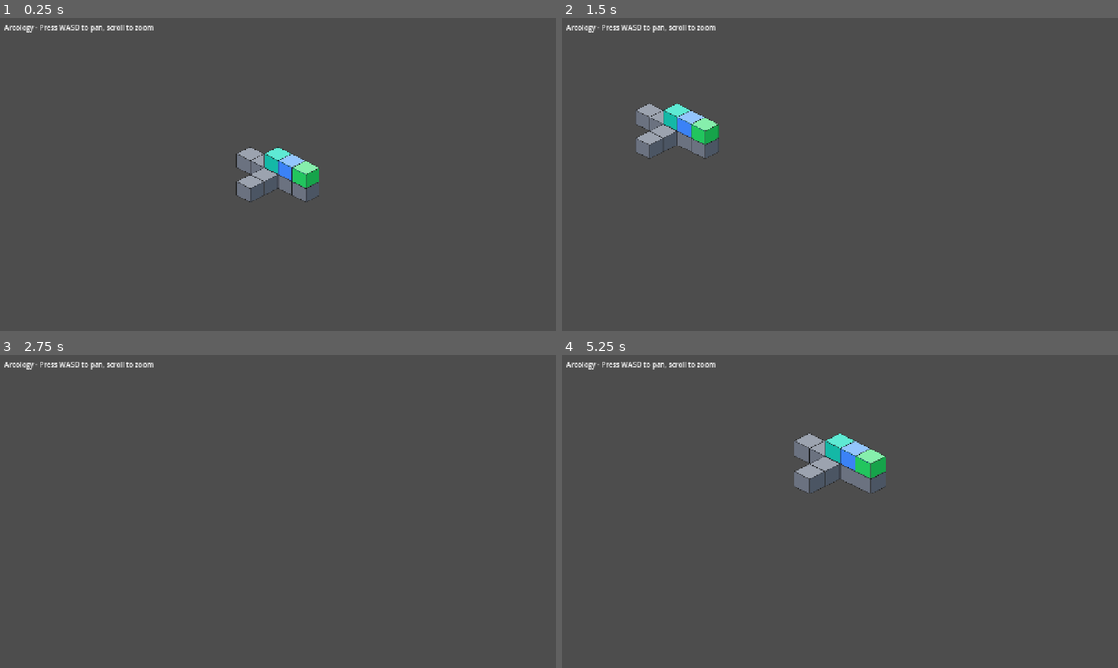
Above: before the commit, frames 1-4 (two rows, left to right).
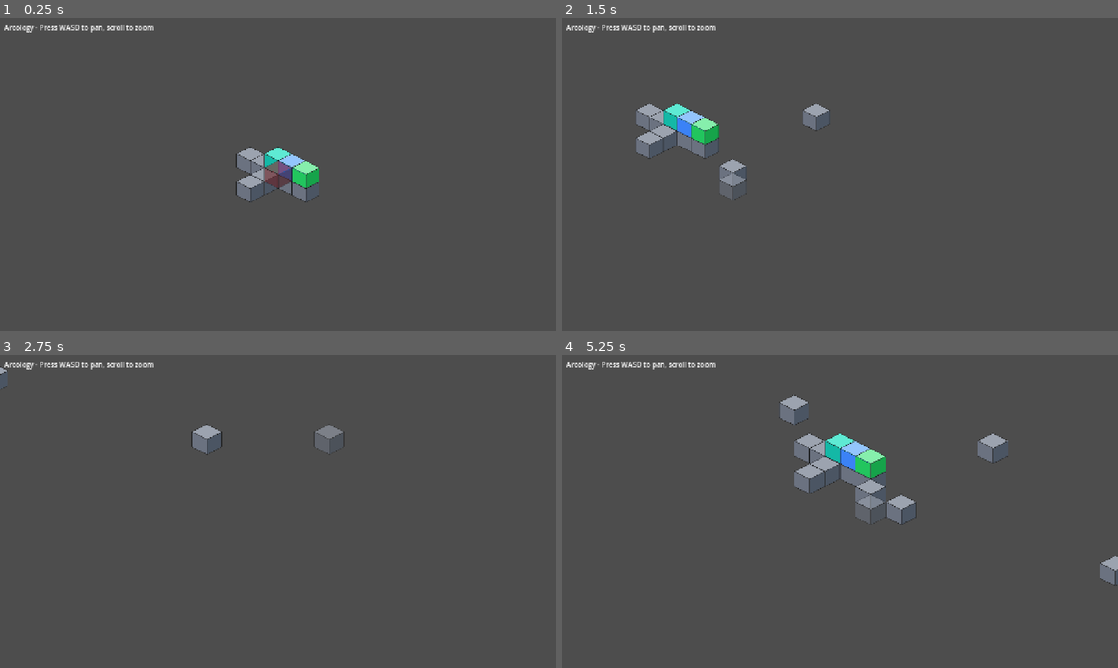
Above: after the commit, the same moments.

Repository: thoughtpunch/arcology-game
Game: Godot game, scene res://scenes/main.tscn
Same seed, same stepped clock (60 frames per second), same inputs: the game is played once before the commit and once after it.
Inputs (mouse positions are in pixels of both pictures, inside the frame that each line leads up to):
- Up to frame 1 (0.25 s): no input
- Up to frame 2 (1.5 s): tap Enter at 0.5 s; move the mouse to (962, 158) at 0.52 s; hold D (move_right) 0.53-1.28 s; hold Mouse wheel up (zoom_in) 0.53-1.28 s; click (962, 158) at 0.67 s; move the mouse to (728, 190) at 1.27 s; hold S (move_down) from 1.28 s (still down); tap Mouse wheel down (zoom_out) at 1.35 s; click (728, 190) at 1.42 s
- Up to frame 3 (2.75 s): move the mouse to (333, 442) at 2.02 s; release S (move_down) at 2.03 s; hold D (move_right) from 2.03 s (still down); hold Mouse wheel up (zoom_in) from 2.03 s (still down); click (333, 442) at 2.17 s
- Up to frame 4 (5.25 s): move the mouse to (812, 574) at 2.77 s; release D (move_right) at 2.78 s; release Mouse wheel up (zoom_in) at 2.78 s; hold W (move_up) 2.78-3.53 s; tap Mouse wheel down (zoom_out) at 2.85, 4.35 s; click (812, 574) at 2.92 s; move the mouse to (1006, 558) at 3.52 s; hold Mouse wheel up (zoom_in) 3.53-4.28 s; hold A (move_left) 3.53-5.03 s; click (1006, 558) at 3.67 s; move the mouse to (673, 464) at 4.27 s; click (673, 464) at 4.42 s; move the mouse to (867, 511) at 5.02 s; hold S (move_down) from 5.03 s (still down); hold Mouse wheel up (zoom_in) from 5.03 s (still down); click (867, 511) at 5.17 s

The runs differ from the first frame. In frame 1, 0.3% of the frame differs, in the area x 47-53%, y 45-55%; in frame 2, 0.6%; in frame 3, 0.5%; in frame 4, 1.4%, in the area x 39-100%, y 12-74%.

Commit message:
feat: arcology-x0d.6 - Implement block placement on click
- Add InputHandler class for mouse input handling
- Left-click places currently selected block type
- Right-click removes block at cursor position
- Ghost preview follows cursor showing placement location
- Ghost turns red when placement invalid (occupied cell)
- Validates ground_only constraint for entrance blocks
- Signals: block_placement_attempted, block_removal_attempted
- Integrated with main scene

Co-Authored-By: Claude Opus 4.5 <noreply@anthropic.com>

Diff:
--- /dev/null
+++ b/src/core/input_handler.gd
@@ -0,0 +1,196 @@
+class_name InputHandler
+extends Node
+## Handles mouse input for block placement and removal
+## Manages ghost preview and validates placement
+
+signal block_placement_attempted(pos: Vector3i, type: String, success: bool)
+signal block_removal_attempted(pos: Vector3i, success: bool)
+signal selection_changed(block_type: String)
+
+# References (must be set before use)
+var grid: Grid
+var camera: Camera2D
+var ghost_container: Node2D  # Parent node for ghost sprite
+
+# State
+var current_floor: int = 0
+var selected_block_type: String = "corridor"
+var _ghost_sprite: Sprite2D
+var _texture_cache: Dictionary = {}
+
+# Ghost modulation colors
+const VALID_COLOR := Color(1.0, 1.0, 1.0, 0.6)    # Semi-transparent white
+const INVALID_COLOR := Color(1.0, 0.3, 0.3, 0.6)  # Semi-transparent red
+
+
+func _ready() -> void:
+	_create_ghost_sprite()
+
+
+## Initialize with required references
+func setup(p_grid: Grid, p_camera: Camera2D, p_ghost_container: Node2D) -> void:
+	grid = p_grid
+	camera = p_camera
+	ghost_container = p_ghost_container
+
+	if _ghost_sprite and ghost_container:
+		# Reparent ghost sprite to container
+		if _ghost_sprite.get_parent():
+			_ghost_sprite.get_parent().remove_child(_ghost_sprite)
+		ghost_container.add_child(_ghost_sprite)
+		_update_ghost_texture()
+
+
+func _create_ghost_sprite() -> void:
+	_ghost_sprite = Sprite2D.new()
+	_ghost_sprite.modulate = VALID_COLOR
+	_ghost_sprite.z_index = 1000  # Always on top
+	_ghost_sprite.visible = false
+	add_child(_ghost_sprite)  # Temporary parent until setup() called
+
+
+func _process(_delta: float) -> void:
+	if not _is_ready():
+		return
+	_update_ghost_position()
+
+
+func _unhandled_input(event: InputEvent) -> void:
+	if not _is_ready():
+		return
+
+	if event is InputEventMouseButton:
+		_handle_mouse_button(event)
+
+
+func _handle_mouse_button(event: InputEventMouseButton) -> void:
+	if not event.pressed:
+		return
+
+	var grid_pos := _get_grid_pos_at_mouse()
+
+	if event.button_index == MOUSE_BUTTON_LEFT:
+		_try_place_block(grid_pos)
+	elif event.button_index == MOUSE_BUTTON_RIGHT:
+		_try_remove_block(grid_pos)
+
+
+## Attempt to place a block at the given grid position
+func _try_place_block(pos: Vector3i) -> void:
+	# Validate placement
+	if grid.has_block(pos):
+		block_placement_attempted.emit(pos, selected_block_type, false)
+		return
+
+	# Check ground_only constraint for entrance blocks
+	var block_data := _get_block_data(selected_block_type)
+	if block_data.get("ground_only", false) and pos.z != 0:
+		block_placement_attempted.emit(pos, selected_block_type, false)
+		return
+
+	# Create and place block
+	var block := Block.new(selected_block_type, pos)
+	grid.set_block(pos, block)
+
+	block_placement_attempted.emit(pos, selected_block_type, true)
+
+
+## Attempt to remove a block at the given grid position
+func _try_remove_block(pos: Vector3i) -> void:
+	if not grid.has_block(pos):
+		block_removal_attempted.emit(pos, false)
+		return
+
+	grid.remove_block(pos)
+	block_removal_attempted.emit(pos, true)
+
+
+## Update ghost sprite position to follow mouse
+func _update_ghost_position() -> void:
+	var grid_pos := _get_grid_pos_at_mouse()
+
+	# Position ghost at grid cell
+	_ghost_sprite.position = grid.grid_to_screen(grid_pos)
+	_ghost_sprite.visible = true
+
+	# Update color based on validity
+	var is_valid := _is_placement_valid(grid_pos)
+	_ghost_sprite.modulate = VALID_COLOR if is_valid else INVALID_COLOR
+
+
+## Check if placement would be valid at this position
+func _is_placement_valid(pos: Vector3i) -> bool:
+	# Can't place on occupied cell
+	if grid.has_block(pos):
+		return false
+
+	# Check ground_only constraint
+	var block_data := _get_block_data(selected_block_type)
+	if block_data.get("ground_only", false) and pos.z != 0:
+		return false
+
+	return true
+
+
+## Get the grid position under the mouse cursor
+func _get_grid_pos_at_mouse() -> Vector3i:
+	var mouse_pos := get_viewport().get_mouse_position()
+
+	# Convert screen position to world position (accounting for camera transform)
+	var world_pos := camera.get_canvas_transform().affine_inverse() * mouse_pos
+
+	# Convert to grid
+	return grid.screen_to_grid(world_pos, current_floor)
+
+
+## Check if all required references are set
+func _is_ready() -> bool:
+	return grid != null and camera != null and ghost_container != null
+
+
+## Change the currently selected block type
+func set_selected_block_type(type: String) -> void:
+	if selected_block_type != type:
+		selected_block_type = type
+		_update_ghost_texture()
+		selection_changed.emit(type)
+
+
+## Change the current floor for placement
+func set_current_floor(floor_num: int) -> void:
+	current_floor = floor_num
+
+
+## Update ghost sprite texture to match selected block type
+func _update_ghost_texture() -> void:
+	if _ghost_sprite == null:
+		return
+
+	var texture := _get_block_texture(selected_block_type)
+	if texture:
+		_ghost_sprite.texture = texture
+
+
+## Get texture for a block type, with caching
+func _get_block_texture(block_type: String) -> Texture2D:
+	if _texture_cache.has(block_type):
+		return _texture_cache[block_type]
+
+	var block_data := _get_block_data(block_type)
+	var sprite_path: String = block_data.get("sprite", "")
+
+	if sprite_path.is_empty():
+		return null
+
+	var texture = load(sprite_path)
+	if texture:
+		_texture_cache[block_type] = texture
+	return texture
+
+
+## Get block data from BlockRegistry
+func _get_block_data(block_type: String) -> Dictionary:
+	var registry = get_tree().get_root().get_node_or_null("/root/BlockRegistry")
+	if registry == null:
+		return {}
+	return registry.get_block_data(block_type)
--- a/src/core/main.gd
+++ b/src/core/main.gd
@@ -12,11 +12,13 @@
 
 var grid: Grid
 var block_renderer: BlockRenderer
+var input_handler: InputHandler
 
 
 func _ready() -> void:
 	print("Arcology initialized")
 	_setup_grid()
+	_setup_input_handler()
 	_place_test_blocks()
 
 
@@ -29,6 +31,35 @@
 	block_renderer = BlockRenderer.new()
 	world.add_child(block_renderer)
 	block_renderer.connect_to_grid(grid)
+
+
+func _setup_input_handler() -> void:
+	# Create input handler
+	input_handler = InputHandler.new()
+	add_child(input_handler)
+
+	# Setup with references - ghost sprites render in world space
+	input_handler.setup(grid, camera, world)
+
+	# Connect signals for feedback
+	input_handler.block_placement_attempted.connect(_on_block_placement_attempted)
+	input_handler.block_removal_attempted.connect(_on_block_removal_attempted)
+
+	print("Input handler ready. Left-click to place, right-click to remove.")
+
+
+func _on_block_placement_attempted(pos: Vector3i, type: String, success: bool) -> void:
+	if success:
+		print("Placed %s at %s" % [type, pos])
+	else:
+		print("Cannot place %s at %s (invalid)" % [type, pos])
+
+
+func _on_block_removal_attempted(pos: Vector3i, success: bool) -> void:
+	if success:
+		print("Removed block at %s" % pos)
+	else:
+		print("No block to remove at %s" % pos)
 
 
 func _place_test_blocks() -> void:
--- /dev/null
+++ b/test/test_input_handler.gd
@@ -0,0 +1,233 @@
+extends SceneTree
+## Unit tests for InputHandler class
+## Tests placement validation, block selection, and signal emission
+
+var grid: Grid
+var input_handler: InputHandler
+var placement_signals: Array = []
+var removal_signals: Array = []
+
+
+func _init():
+	print("Running InputHandler tests...")
+
+	_setup()
+	_test_placement_on_empty_cell()
+	_test_placement_on_occupied_cell()
+	_test_removal_of_existing_block()
+	_test_removal_of_empty_cell()
+	_test_placement_validation()
+	_test_entrance_ground_only()
+	_test_block_type_selection()
+	_test_floor_change()
+
+	print("All InputHandler tests passed!")
+	quit()
+
+
+func _setup():
+	# Create grid
+	grid = Grid.new()
+
+	# Create input handler
+	input_handler = InputHandler.new()
+
+	# Connect signals to track calls
+	input_handler.block_placement_attempted.connect(_on_placement_attempted)
+	input_handler.block_removal_attempted.connect(_on_removal_attempted)
+
+
+func _on_placement_attempted(pos: Vector3i, type: String, success: bool):
+	placement_signals.append({"pos": pos, "type": type, "success": success})
+
+
+func _on_removal_attempted(pos: Vector3i, success: bool):
+	removal_signals.append({"pos": pos, "success": success})
+
+
+func _reset_signals():
+	placement_signals.clear()
+	removal_signals.clear()
+
+
+## Test: Can place block on empty cell
+func _test_placement_on_empty_cell():
+	print("  Test: Placement on empty cell...")
+	_reset_signals()
+	grid.clear()
+
+	# Manually set grid reference (normally done via setup())
+	input_handler.grid = grid
+
+	var pos := Vector3i(5, 5, 0)
+
+	# Call internal method directly for testing
+	input_handler._try_place_block(pos)
+
+	# Verify block was placed
+	assert(grid.has_block(pos), "Block should be placed on empty cell")
+	assert(grid.get_block(pos).block_type == "corridor", "Block type should be corridor")
+
+	# Verify signal emitted with success
+	assert(placement_signals.size() == 1, "Should emit one placement signal")
+	assert(placement_signals[0].success == true, "Signal should indicate success")
+	assert(placement_signals[0].pos == pos, "Signal should have correct position")
+	assert(placement_signals[0].type == "corridor", "Signal should have correct type")
+
+	print("    PASSED")
+
+
+## Test: Cannot place block on occupied cell
+func _test_placement_on_occupied_cell():
+	print("  Test: Placement on occupied cell...")
+	_reset_signals()
+	grid.clear()
+
+	input_handler.grid = grid
+
+	var pos := Vector3i(3, 3, 0)
+
+	# Place a block first
+	var existing_block := Block.new("residential_basic", pos)
+	grid.set_block(pos, existing_block)
+
+	# Try to place another block at same position
+	input_handler._try_place_block(pos)
+
+	# Verify only one block exists (the original)
+	assert(grid.get_block(pos).block_type == "residential_basic", "Original block should remain")
+
+	# Verify signal emitted with failure
+	assert(placement_signals.size() == 1, "Should emit one placement signal")
+	assert(placement_signals[0].success == false, "Signal should indicate failure")
+
+	print("    PASSED")
+
+
+## Test: Can remove existing block
+func _test_removal_of_existing_block():
+	print("  Test: Removal of existing block...")
+	_reset_signals()
+	grid.clear()
+
+	input_handler.grid = grid
+
+	var pos := Vector3i(4, 4, 0)
+
+	# Place a block first
+	var block := Block.new("corridor", pos)
+	grid.set_block(pos, block)
+	assert(grid.has_block(pos), "Block should exist before removal")
+
+	# Remove it
+	input_handler._try_remove_block(pos)
+
+	# Verify block was removed
+	assert(not grid.has_block(pos), "Block should be removed")
+
+	# Verify signal emitted with success
+	assert(removal_signals.size() == 1, "Should emit one removal signal")
+	assert(removal_signals[0].success == true, "Signal should indicate success")
+	assert(removal_signals[0].pos == pos, "Signal should have correct position")
+
+	print("    PASSED")
+
+
+## Test: Cannot remove from empty cell
+func _test_removal_of_empty_cell():
+	print("  Test: Removal from empty cell...")
+	_reset_signals()
+	grid.clear()
+
+	input_handler.grid = grid
+
+	var pos := Vector3i(7, 7, 0)
+
+	# Try to remove from empty position
+	input_handler._try_remove_block(pos)
+
+	# Verify signal emitted with failure
+	assert(removal_signals.size() == 1, "Should emit one removal signal")
+	assert(removal_signals[0].success == false, "Signal should indicate failure")
+
+	print("    PASSED")
+
+
+## Test: Placement validation logic
+func _test_placement_validation():
+	print("  Test: Placement validation...")
+	grid.clear()
+
+	input_handler.grid = grid
+
+	var empty_pos := Vector3i(1, 1, 0)
+	var occupied_pos := Vector3i(2, 2, 0)
+
+	# Place a block
+	var block := Block.new("corridor", occupied_pos)
+	grid.set_block(occupied_pos, block)
+
+	# Validate empty position - should be valid
+	assert(input_handler._is_placement_valid(empty_pos), "Empty cell should be valid for placement")
+
+	# Validate occupied position - should be invalid
+	assert(not input_handler._is_placement_valid(occupied_pos), "Occupied cell should be invalid for placement")
+
+	print("    PASSED")
+
+
+## Test: Entrance can only be placed at ground level (Z=0)
+func _test_entrance_ground_only():
+	print("  Test: Entrance ground_only constraint...")
+	_reset_signals()
+	grid.clear()
+
+	input_handler.grid = grid
+	input_handler.selected_block_type = "entrance"
+
+	# Test placement at Z=0 (should succeed)
+	var ground_pos := Vector3i(0, 0, 0)
+	input_handler._try_place_block(ground_pos)
+
+	# Note: This test will only fully work with BlockRegistry autoload
+	# For now, we test the validation logic directly
+
+	# Since BlockRegistry may not be available in test, we test the logic
+	# If entrance has ground_only=true in blocks.json, Z>0 should be invalid
+	var upper_pos := Vector3i(0, 0, 1)
+
+	# The validation depends on BlockRegistry being available
+	# In a full integration test with autoloads, this would reject Z>0
+
+	print("    PASSED (partial - requires BlockRegistry for full test)")
+
+
+## Test: Block type selection
+func _test_block_type_selection():
+	print("  Test: Block type selection...")
+
+	input_handler.selected_block_type = "corridor"
+	assert(input_handler.selected_block_type == "corridor", "Should start with corridor")
+
+	input_handler.set_selected_block_type("residential_basic")
+	assert(input_handler.selected_block_type == "residential_basic", "Should change to residential")
+
+	input_handler.set_selected_block_type("commercial_basic")
+	assert(input_handler.selected_block_type == "commercial_basic", "Should change to commercial")
+
+	print("    PASSED")
+
+
+## Test: Floor change
+func _test_floor_change():
+	print("  Test: Floor change...")
+
+	assert(input_handler.current_floor == 0, "Should start at floor 0")
+
+	input_handler.set_current_floor(3)
+	assert(input_handler.current_floor == 3, "Should change to floor 3")
+
+	input_handler.set_current_floor(0)
+	assert(input_handler.current_floor == 0, "Should change back to floor 0")
+
+	print("    PASSED")
Not shown, changed: .beads/issues.jsonl
